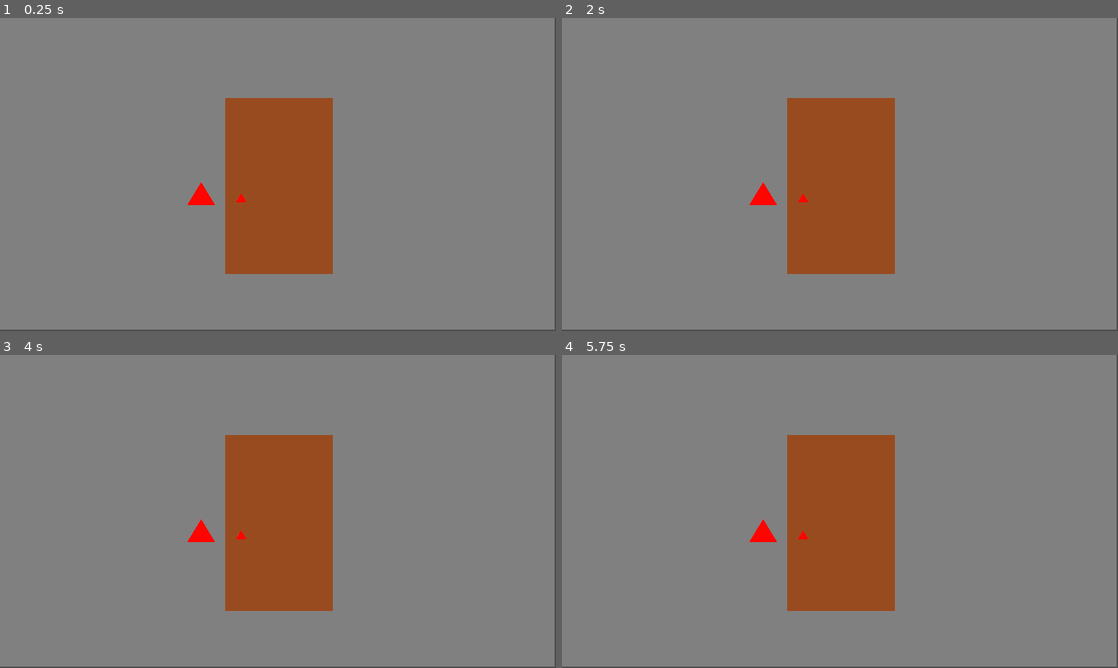
Above: before the commit, frames 1-4 (two rows, left to right).
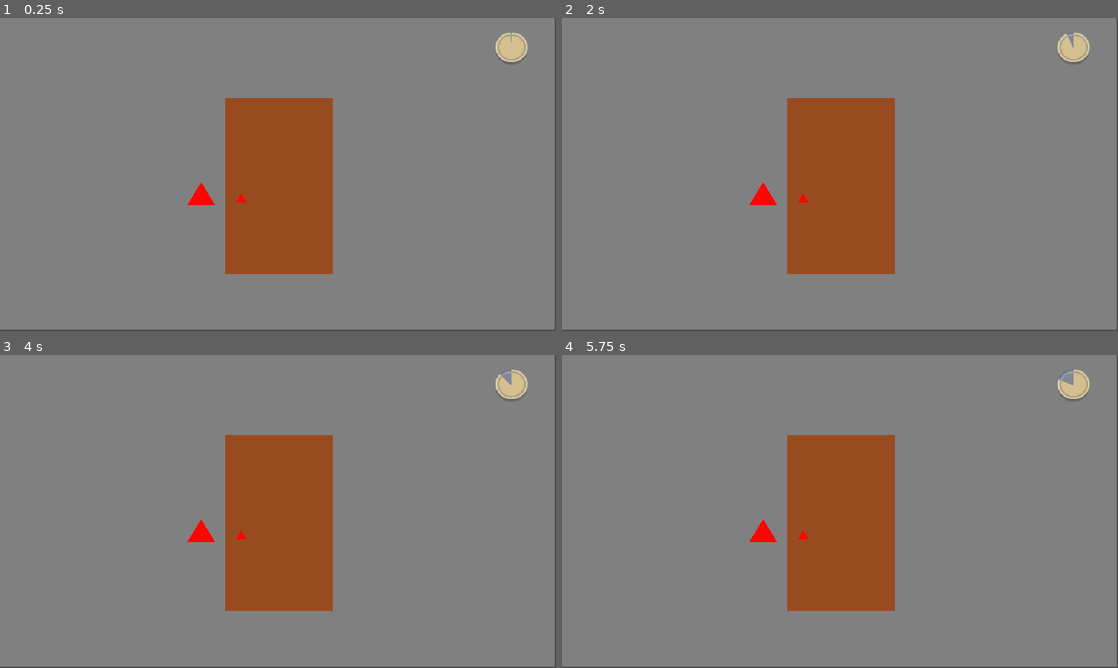
Above: after the commit, the same moments.

Repository: jaakop/TrickOrTrap
Game: Godot game, scene res://scenes/main_scene/main_scene.tscn
Same seed, same stepped clock (60 frames per second), same inputs: the game is played once before the commit and once after it.
Inputs (mouse positions are in pixels of both pictures, inside the frame that each line leads up to):
- Up to frame 1 (0.25 s): no input
- Up to frame 2 (2 s): click (840, 187) at 0.5 s; click (801, 196) at 1.25 s
- Up to frame 3 (4 s): click (278, 524) at 2 s; click (239, 533) at 2.75 s; click (278, 524) at 3.5 s
- Up to frame 4 (5.75 s): click (801, 533) at 4.25 s; tap Enter at 5 s

The runs differ from the first frame. In frame 1, 0.5% of the frame differs, in the area x 33-95%, y 4-60%; in frame 2, 0.4%; in frame 3, 0.4%; in frame 4, 0.4%.

Commit message:
Added day timer

Diff:
--- a/project.godot
+++ b/project.godot
@@ -25,3 +25,7 @@
 window/size/viewport_height=1080
 window/size/mode=3
 window/stretch/mode="canvas_items"
+
+[rendering]
+
+textures/canvas_textures/default_texture_filter=0
--- /dev/null
+++ b/scenes/main_scene/DayTimer.gd
@@ -0,0 +1,24 @@
+extends TextureProgressBar
+
+@export var dayLength: float;
+
+var timer: float;
+
+var dayEnded: bool;
+
+signal day_ended
+
+func _ready():
+    timer = dayLength;
+    dayEnded = false;
+    pass;
+
+func _process(delta):
+    value = timer / dayLength * 100;
+    timer -= delta;
+
+    if(timer < 0 && !dayEnded):
+        day_ended.emit();
+        dayEnded = true;
+        return
+    pass;
--- a/scenes/main_scene/main_scene.gd
+++ b/scenes/main_scene/main_scene.gd
@@ -75,3 +75,8 @@
     timer.wait_time = randf_range(timeMin, timeMax);
     timer.start();
     pass;
+
+
+func _on_day_timer_day_ended():
+    print("Day ended!")
+    pass # Replace with function body.
--- a/scenes/main_scene/main_scene.tscn
+++ b/scenes/main_scene/main_scene.tscn
@@ -6,6 +6,9 @@
 [ext_resource type="Script" path="res://scenes/main_scene/door.gd" id="4_grahw"]
 [ext_resource type="Texture2D" uid="uid://eufldexus7oa" path="res://arrow.png" id="4_ym5qv"]
 [ext_resource type="Texture2D" uid="uid://10v8r01qpi8m" path="res://shadow.png" id="6_ppvin"]
+[ext_resource type="Texture2D" uid="uid://d00ciprv1dont" path="res://assets/ui/buttonRound_blue.png" id="7_6tgl0"]
+[ext_resource type="Texture2D" uid="uid://csi5ksowwt6t7" path="res://assets/ui/buttonRound_beige.png" id="7_vp1an"]
+[ext_resource type="Script" path="res://scenes/main_scene/DayTimer.gd" id="9_bukiq"]
 
 [node name="MainScene" type="Control" node_paths=PackedStringArray("shadow")]
 layout_mode = 3
@@ -73,7 +76,21 @@
 offset_bottom = 1080.0
 texture = ExtResource("6_ppvin")
 
+[node name="DayTimer" type="TextureProgressBar" parent="."]
+layout_mode = 0
+offset_left = 1711.0
+offset_top = 50.0
+offset_right = 1822.0
+offset_bottom = 161.0
+fill_mode = 4
+nine_patch_stretch = true
+texture_under = ExtResource("7_6tgl0")
+texture_progress = ExtResource("7_vp1an")
+script = ExtResource("9_bukiq")
+dayLength = 30.0
+
 [connection signal="pressed" from="Door/TextureButton" to="." method="_on_texture_button_pressed"]
 [connection signal="pressed" from="Handle" to="." method="_on_handle_pressed"]
 [connection signal="pressed" from="LightSwitch" to="." method="_on_light_switch_pressed"]
 [connection signal="timeout" from="Timer" to="." method="_on_timer_timeout"]
+[connection signal="day_ended" from="DayTimer" to="." method="_on_day_timer_day_ended"]
Not shown: 1 places in scenes/main_scene/main_scene.tscn that only renumber resources
